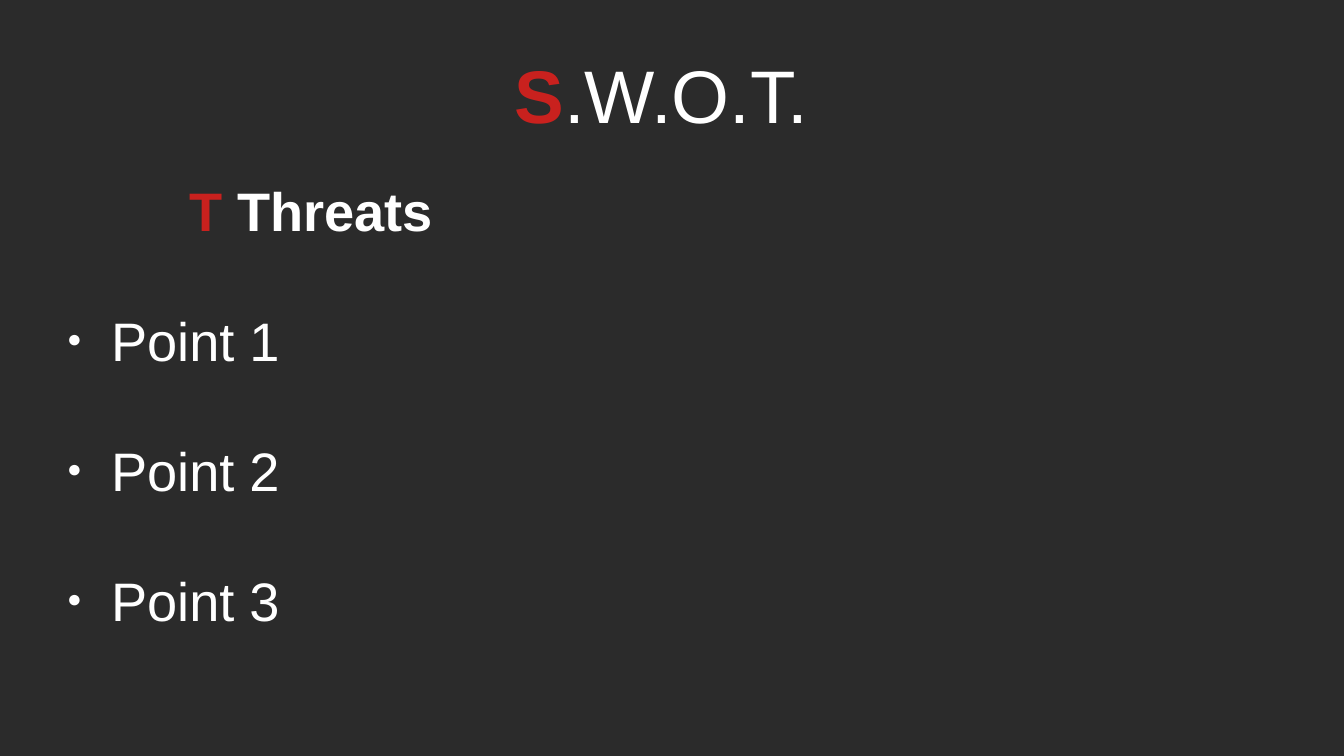
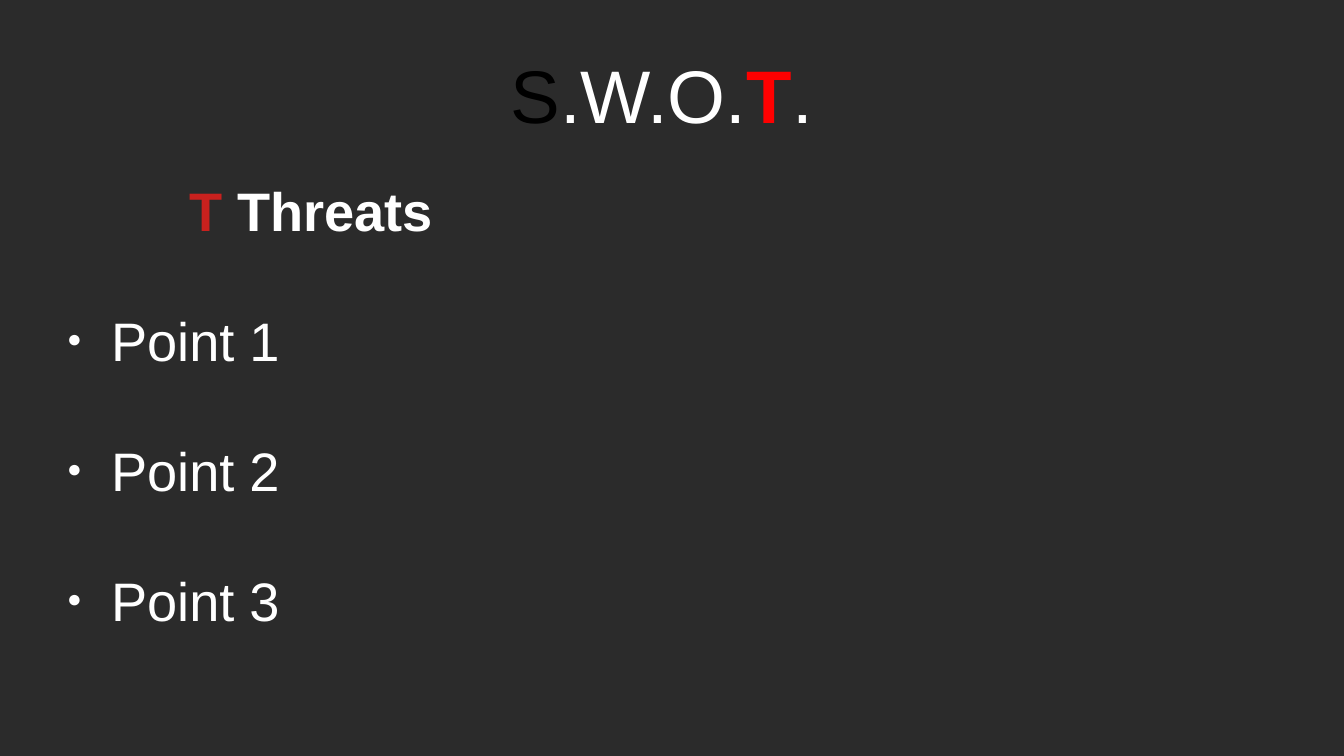
Before and after one commit to RayAndrade/JavaScriptStudy, a slide deck: slide 9 of stuff/swot-fmt.odp. Drawn at 1344x756 pixels with LibreOffice and Linux fonts; fonts in the diff are those of the drawing; background and template pictures are left out; a plain dark background stands for a picture behind light text. Boxes give left, top, right and bottom in pixels: in the first picture for what was removed or moved away, otherwise in the second. Text is boxed around its words. In the diff, an @@ line names an element or a change of style, - is before the commit and + after.

```diff
--- a/stuff/swot-fmt.odp
+++ b/stuff/swot-fmt.odp
@@ title "S.W.O.T." at (510, 71, 812, 124): text colour #C9211E to #000000, text colour #FFFFFF to #FF0000, bold off, bold on in "S.W.O.T." @@
```
Also in this commit, not shown: 1 other slide changed, 5 other files.
